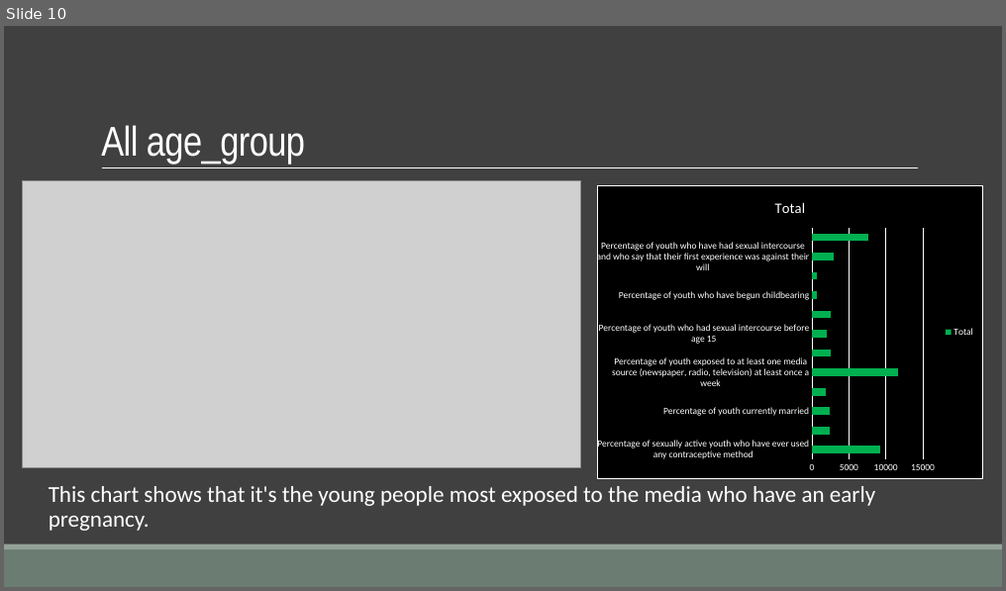
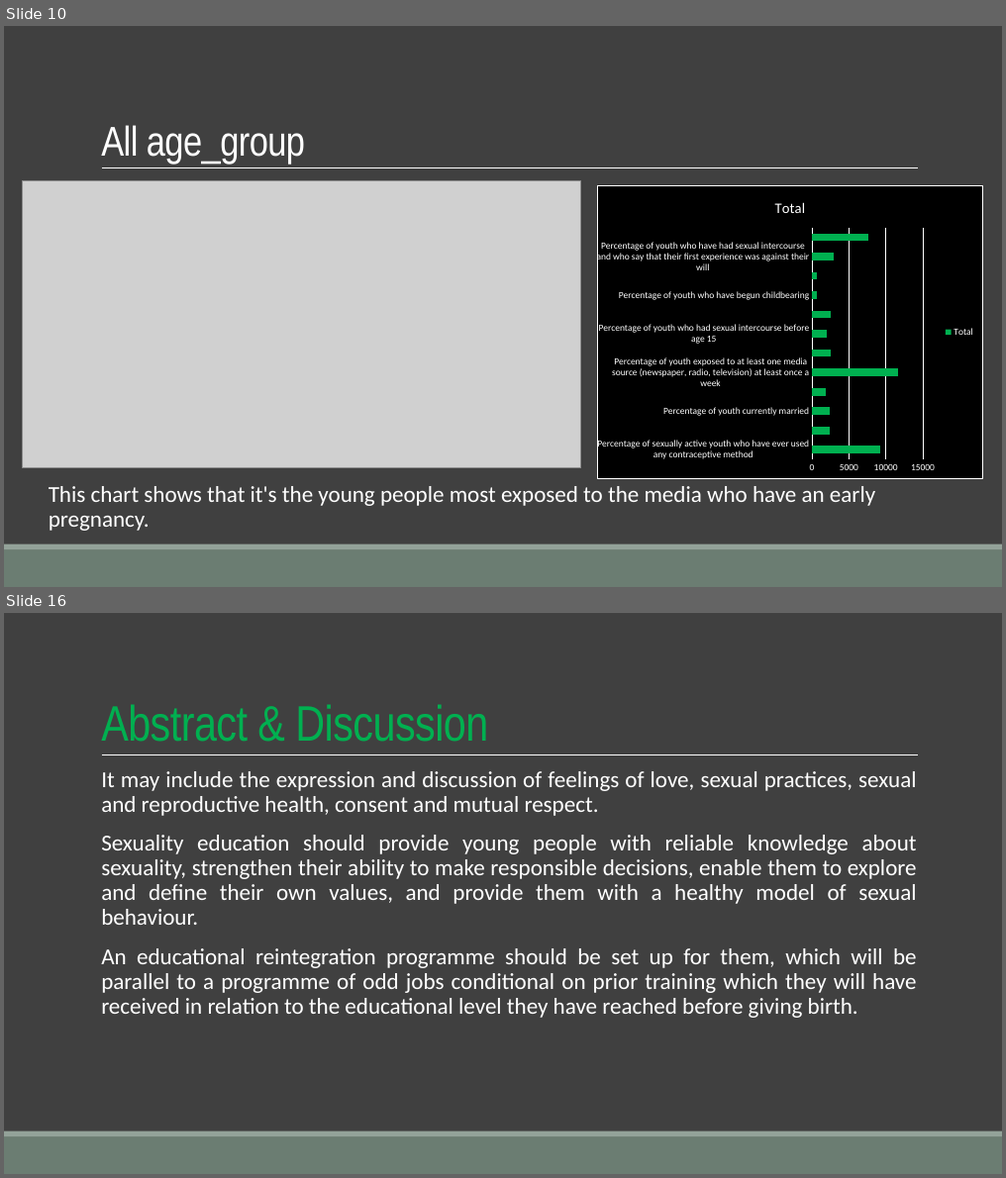
Before and after one commit to Maickery/Child_of_change, a slide deck: Result/Presentation.pptx. Shown one above the other, each under a label of ours: slide 10 before the commit, slides 10 and 16 after it; the slides between them are not shown. The pictures are 1006x591 and 1006x1178 pixels, drawn with LibreOffice and Linux fonts; fonts in the diff are those of the drawing; grey boxes stand for pictures. Boxes give left, top, right and bottom in pixels: in the first picture for what was removed or moved away, otherwise in the second. Text is boxed around its words. In the diff, an @@ line names an element or a change of style, - is before the commit and + after.

```diff
--- a/Result/Presentation.pptx
+++ b/Result/Presentation.pptx
@@ slide 16 added at box(4, 613, 1002, 1174), background #404040; not listed: 3 template elements that a slide beside it also shows @@
@@ title added at box(101, 704, 488, 742), 48 pt, text #00B050 @@
+Abstract & Discussion
@@ text added at box(101, 771, 917, 1018), 22 pt, text #FFFFFF @@
+  It may include the expression and discussion of feelings of love, sexual practices, sexual and reproductive health, consent and mutual respect.
+  Sexuality education should provide young people with reliable knowledge about sexuality, strengthen their ability to make responsible decisions, enable them to explore and define their own values, and provide them with a healthy model of sexual behaviour.
+  An educational reintegration programme should be set up for them, which will be parallel to a programme of odd jobs conditional on prior training which they will have received in relation to the educational level they have reached before giving birth.
```
Also in this commit, not shown: 2 slides changed, 4 other slides added, 2 slides removed, 4 other files.
